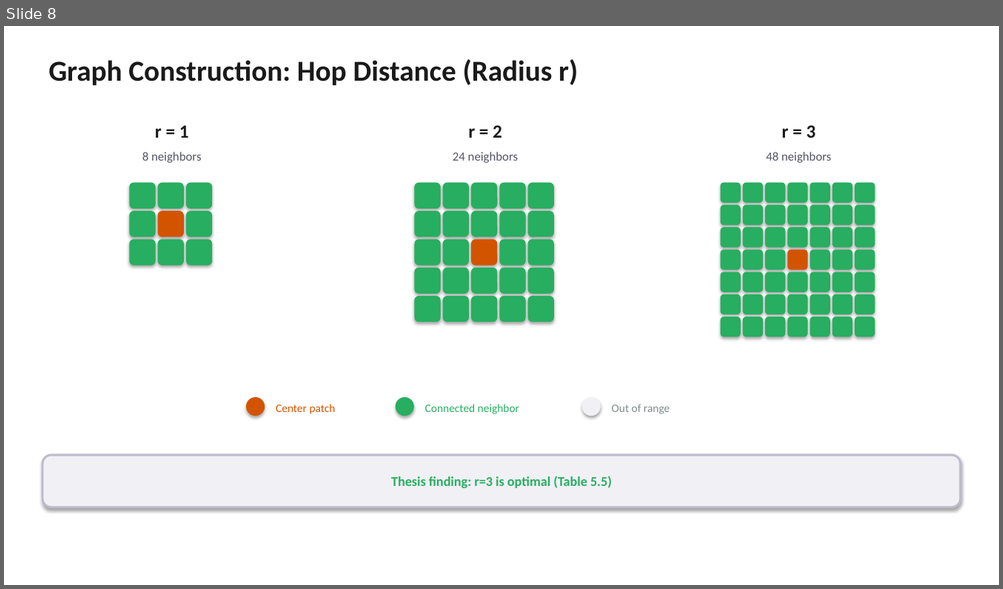
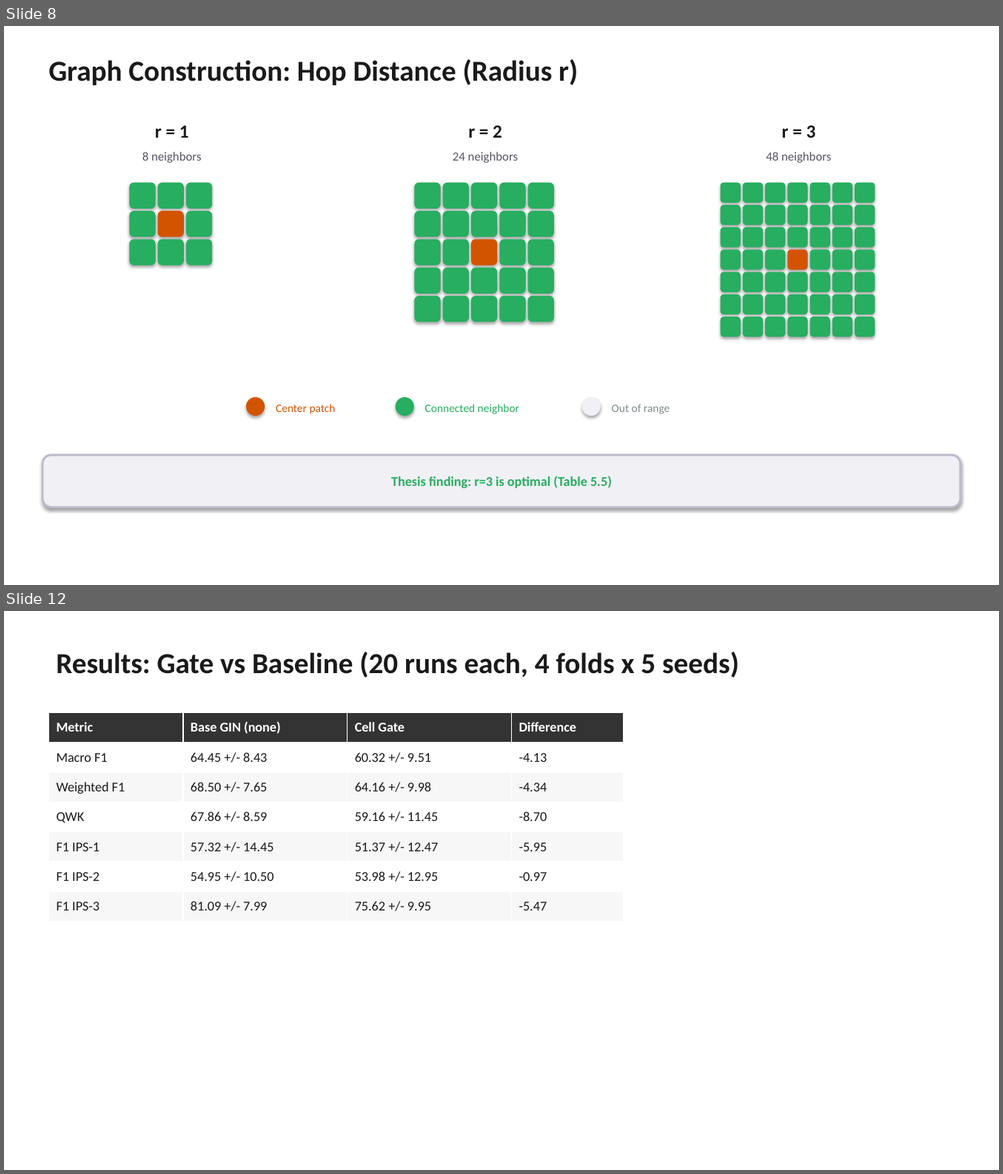
Before and after one commit to sinan-cakmak/pannet_pipeline, a slide deck: PanNET_Pipeline_Presentation.pptx. Shown one above the other, each under a label of ours: slide 8 before the commit, slides 8 and 12 after it; the slides between them are not shown. The pictures are 1003x589 and 1003x1174 pixels, drawn with LibreOffice and Linux fonts; fonts in the diff are those of the drawing. Boxes give left, top, right and bottom in pixels: in the first picture for what was removed or moved away, otherwise in the second. Text is boxed around its words. In the diff, an @@ line names an element or a change of style, - is before the commit and + after.

Commit message:
Add new documentation and presentation files for GIN model
- Introduced `GIN_EXPLAINED.md`, a comprehensive guide detailing the GIN model's functionality and its application in predicting infiltration patterns from bipartite graphs.
- Added `Cell_Gate_Mechanism.pptx`, a PowerPoint presentation outlining the Cell-Conditioned Gate mechanism, enhancing understanding of the model's biological relevance.
- Updated `PanNET_Pipeline_Presentation.pptx` with the latest findings and visual enhancements to improve clarity and engagement.

```diff
--- a/PanNET_Pipeline_Presentation.pptx
+++ b/PanNET_Pipeline_Presentation.pptx
@@ slide 12 added at bbox=[4, 611, 999, 1170], background #FFFFFF @@
@@ text added at bbox=[56, 652, 739, 678], 28 pt, text #1A1A1A, bold @@
+Results: Gate vs Baseline (20 runs each, 4 folds x 5 seeds)
@@ table added at bbox=[48, 712, 623, 921], 7 rows, 4 columns @@
+Metric | Base GIN (none) | Cell Gate | Difference
+Macro F1 | 64.45 +/- 8.43 | 60.32 +/- 9.51 | -4.13
+Weighted F1 | 68.50 +/- 7.65 | 64.16 +/- 9.98 | -4.34
+QWK | 67.86 +/- 8.59 | 59.16 +/- 11.45 | -8.70
+F1 IPS-1 | 57.32 +/- 14.45 | 51.37 +/- 12.47 | -5.95
+F1 IPS-2 | 54.95 +/- 10.50 | 53.98 +/- 12.95 | -0.97
+F1 IPS-3 | 81.09 +/- 7.99 | 75.62 +/- 9.95 | -5.47
```
Also in this commit, not shown: 6 slides changed, 2 other slides added, 3 slides removed, 2 other files.
